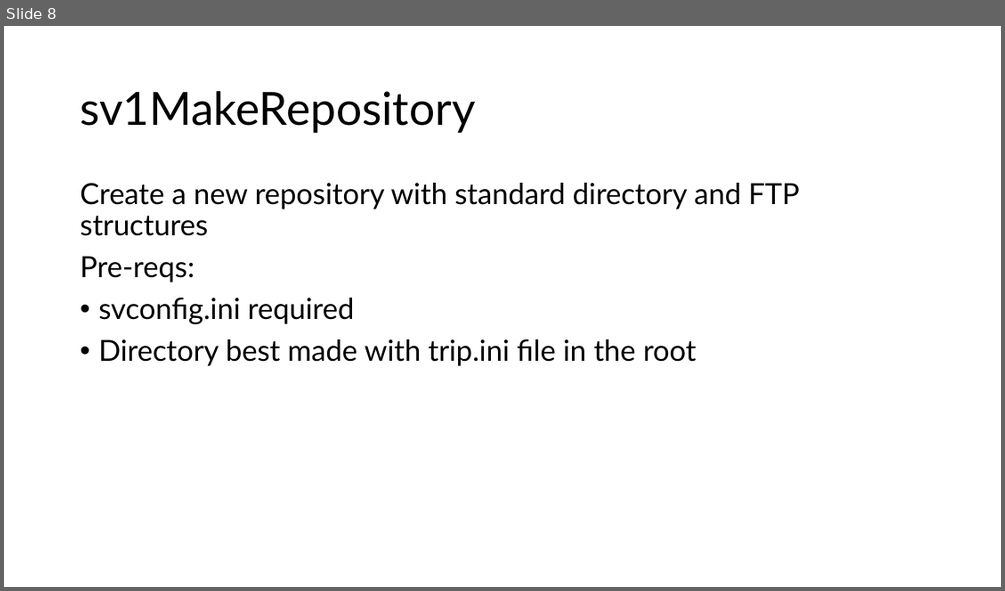
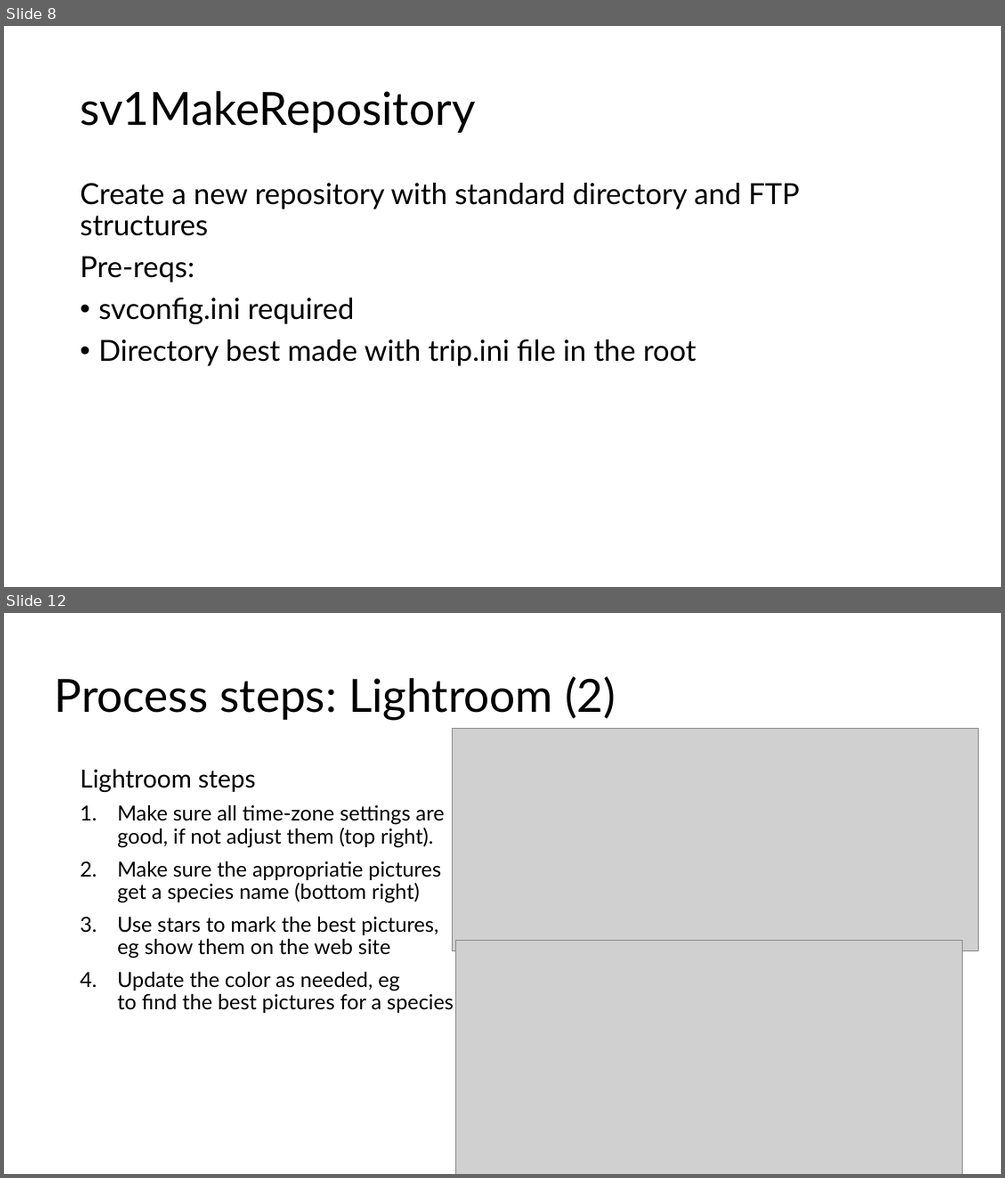
Before and after one commit to gilbert-houtekamer/SpeciesViewer, a slide deck: docs/SpeciesViewer architecture pictures.pptx. Shown one above the other, each under a label of ours: slide 8 before the commit, slides 8 and 12 after it; the slides between them are not shown. The pictures are 1005x591 and 1005x1178 pixels, drawn with LibreOffice and Linux fonts; fonts in the diff are those of the drawing; grey boxes stand for pictures. Boxes give left, top, right and bottom in pixels: in the first picture for what was removed or moved away, otherwise in the second. Text is boxed around its words. In the diff, an @@ line names an element or a change of style, - is before the commit and + after.

```diff
--- a/docs/SpeciesViewer architecture pictures.pptx
+++ b/docs/SpeciesViewer architecture pictures.pptx
@@ slide 12 added at (4, 613, 1001, 1174), background #FFFFFF @@
@@ title added at (55, 676, 615, 720), 44 pt, text #000000 @@
+Process steps: Lightroom (2)
@@ picture added at (453, 728, 979, 951) @@
@@ text added at (80, 769, 453, 1013), 20 pt, text #000000 @@
+Lightroom steps
+1. Make sure all time-zone settings are
+   good, if not adjust them (top right).
+2. Make sure the appropriatie pictures
+   get a species name (bottom right)
+3. Use stars to mark the best pictures,
+   eg show them on the web site
+4. Update the color as needed, eg
+   to find the best pictures for a species
@@ picture added at (455, 941, 963, 1174) @@
```
Also in this commit, not shown: 1 slide changed, 11 other slides added, 35 other files.
